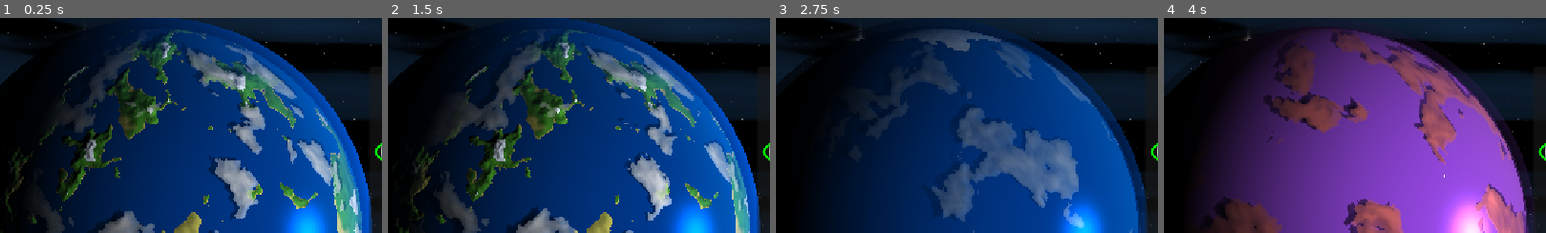
Above: before the commit, frames 1-4 (left to right).
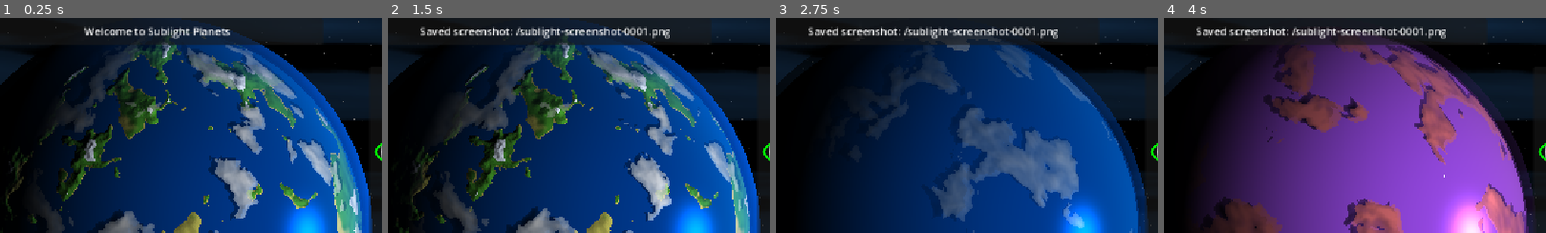
Above: after the commit, the same moments.

Repository: fritzy/sublight-planets
Game: Godot game, scene res://scenes/planet_toy/planet_toy.tscn
Same seed, same stepped clock (60 frames per second), same inputs: the game is played once before the commit and once after it.
Inputs (mouse positions are % of the whole screen's width and height, from its top left):
- Up to frame 1 (0.25 s): no input
- Up to frame 2 (1.5 s): click (97, 5) at 0.5 s; click (12, 51) at 1.25 s
- Up to frame 3 (2.75 s): click "Random Parameters" at 2 s
- Up to frame 4 (4 s): click "Regenerate Noise" at 2.75 s; click "Random" at 3.5 s
The pictures show only the part of the screen within x 30-80%, y 0-50%; the shares and areas given below are measured in that part.

The runs differ from the first frame. In frame 1, 2.9% of the frame differs, in the area x 2-70%, y 0-13%; in frame 2, 3.5%, in the area x 2-79%, y 0-13%; in frame 3, 2.7%; in frame 4, 2.5%.

Commit message:
fixed screenshot and notifications

Diff:
--- a/project.godot
+++ b/project.godot
@@ -19,7 +19,6 @@
 [display]
 
 window/size/initial_position_type=0
-window/size/borderless=true
 window/size/window_width_override=1920
 window/size/window_height_override=1080
 window/energy_saving/keep_screen_on=false
--- a/scenes/celestials/rocky_planet/rocky_planet.gd
+++ b/scenes/celestials/rocky_planet/rocky_planet.gd
@@ -70,44 +70,6 @@
 	updated_shader_parameters.emit(
 		parameters
 	)
-
-func take_screenshot() -> void:
-	if %RockyPlanetUI/%VisibilityButton.button_pressed:
-		%RockyPlanetUI/%DisplayPanel.visible = false
-		%RockyPlanetUI/%NotifyPanel.visible = false
-		await get_tree().create_timer(0.5).timeout
-	var image := get_viewport().get_texture().get_image()
-	if OS.has_feature('web'):
-		var buf := image.save_png_to_buffer()
-		JavaScriptBridge.download_buffer(buf, 'sublight-screenshot.png', 'image/png')
-		#show_notification('Downloading screenshot "sublight-screenshot.png"')
-	else:
-		var save_path = OS.get_system_dir(OS.SYSTEM_DIR_PICTURES)
-		var dir = DirAccess.open(save_path)
-		var files = []
-		if dir:
-			dir.list_dir_begin()
-			var file_name = dir.get_next()
-			while file_name != "":
-				if not dir.current_is_dir():
-					#print("Found file: " + file_name)
-					if file_name.begins_with('sublight-screenshot-'):
-						files.push_back(file_name)
-				file_name = dir.get_next()
-		var id = 1;
-		if files.size() > 0:
-			files.sort()
-			var file_name = files.pop_back()
-			var parts = file_name.split('-');
-			# it's okay to have trailing characters
-			id = parts[2].to_int() + 1
-		var img_file_name = "%s/%s" % [OS.get_system_dir(OS.SYSTEM_DIR_PICTURES), 'sublight-screenshot-%d.png' % id]
-		image.save_png(img_file_name)
-		%RockyPlanetUI/%NotifyPanel.visible = true
-		#show_notification("Saved screenshot: %s" % img_file_name)
-	await get_tree().create_timer(1.0).timeout
-	%RockyPlanetUI/%DisplayPanel.visible = true
-	%RockyPlanetUI/%NotifyPanel.visible = true
 
 func _set_sky_color(value) -> void:
 	planet.set_shader_parameter('ocean_color', value)
--- a/scenes/planet_toy/planet_toy.gd
+++ b/scenes/planet_toy/planet_toy.gd
@@ -12,9 +12,12 @@
 	%RightButton.pressed.connect(_handle_right_planet)
 	%LeftButton.pressed.connect(_handle_left_planet)
 	%VisibilityButton.pressed.connect(_handle_visibility_button)
+	%CameraButton.pressed.connect(_take_screenshot)
 
 	_load_planets()
 	_show_planet()
+	%NotificationPanel.position.y = -%NotificationPanel.size.y
+	_show_notification("Welcome to Sublight Planets")
 
 func _handle_visibility_button():
 	print(%BaseUI)
@@ -119,3 +122,46 @@
 func _handle_button_pressed(method: StringName) -> void:
 	print('Button %s' % method)
 	current_planet.call(method)
+
+func _take_screenshot() -> void:
+	if %VisibilityButton.button_pressed:
+		%DisplayPanel.visible = false
+		%NotificationPanel.visible = false
+	await get_tree().create_timer(0.5).timeout
+	var image := get_viewport().get_texture().get_image()
+	if OS.has_feature('web'):
+		var buf := image.save_png_to_buffer()
+		JavaScriptBridge.download_buffer(buf, 'sublight-screenshot.png', 'image/png')
+	else:
+		var save_path = OS.get_system_dir(OS.SYSTEM_DIR_PICTURES)
+		var dir = DirAccess.open(save_path)
+		var files = []
+		if dir:
+			dir.list_dir_begin()
+			var file_name = dir.get_next()
+			while file_name != "":
+				if not dir.current_is_dir():
+					#print("Found file: " + file_name)
+					if file_name.begins_with('sublight-screenshot-'):
+						files.push_back(file_name)
+				file_name = dir.get_next()
+		var id = 1;
+		if files.size() > 0:
+			files.sort()
+			var file_name = files.pop_back()
+			var parts = file_name.split('-');
+			# it's okay to have trailing characters
+			id = parts[2].to_int() + 1
+		var img_file_name = "%s/%s" % [OS.get_system_dir(OS.SYSTEM_DIR_PICTURES), 'sublight-screenshot-%04d.png' % id]
+		image.save_png(img_file_name)
+		%NotificationPanel.visible = true
+		_show_notification("Saved screenshot: %s" % img_file_name)
+	await get_tree().create_timer(1.0).timeout
+	%DisplayPanel.visible = true
+	%NotificationPanel.visible = true
+
+func _show_notification(text: String) -> void:
+	%NotificationLabel.text = text
+	var tween := create_tween()
+	tween.tween_property(%NotificationPanel, "position:y", 0.0, 0.2)
+	tween.tween_property(%NotificationPanel, "position:y", -%NotificationPanel.size.y, 0.2).set_delay(5.0)
--- a/scenes/planet_toy/planet_toy.tscn
+++ b/scenes/planet_toy/planet_toy.tscn
@@ -204,3 +204,26 @@
 unique_name_in_owner = true
 layout_mode = 2
 icon = ExtResource("4_am71v")
+
+[node name="NotificationPanel" type="PanelContainer" parent="CanvasLayer/UIs"]
+unique_name_in_owner = true
+custom_minimum_size = Vector2(500, 0)
+layout_mode = 1
+anchors_preset = 5
+anchor_left = 0.5
+anchor_right = 0.5
+offset_left = -20.0
+offset_right = 20.0
+offset_bottom = 40.0
+grow_horizontal = 2
+
+[node name="MarginContainer" type="MarginContainer" parent="CanvasLayer/UIs/NotificationPanel"]
+layout_mode = 2
+theme_override_constants/margin_left = 20
+theme_override_constants/margin_right = 20
+
+[node name="NotificationLabel" type="Label" parent="CanvasLayer/UIs/NotificationPanel/MarginContainer"]
+unique_name_in_owner = true
+layout_mode = 2
+text = "Welcome To Sublight Planets"
+horizontal_alignment = 1
